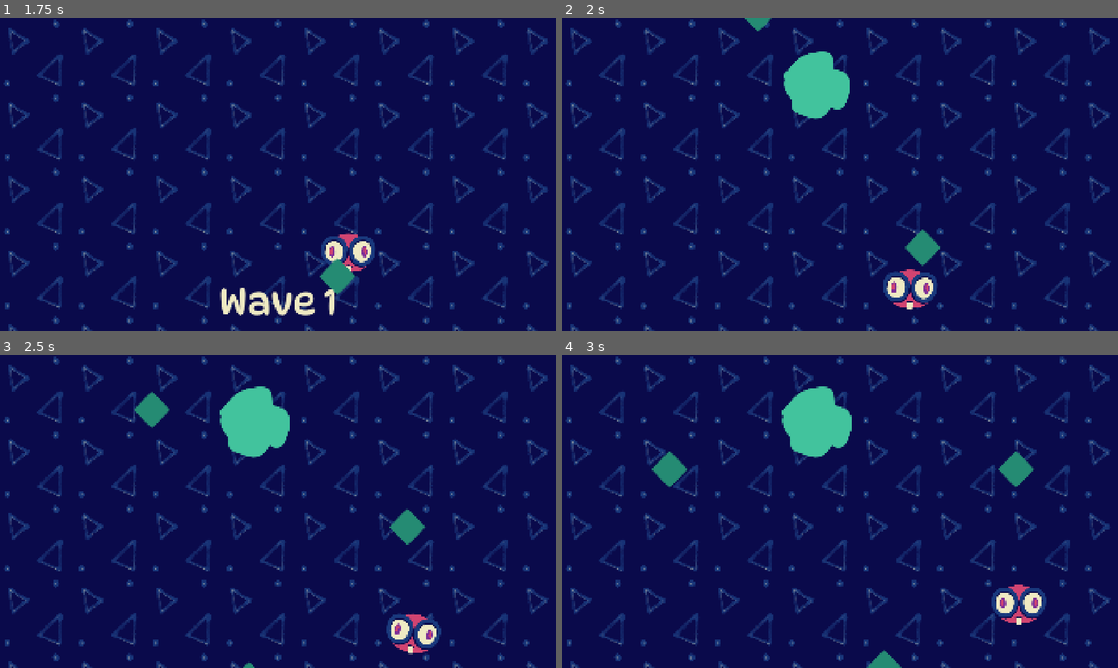
Above: before the commit, frames 1-4 (two rows, left to right).
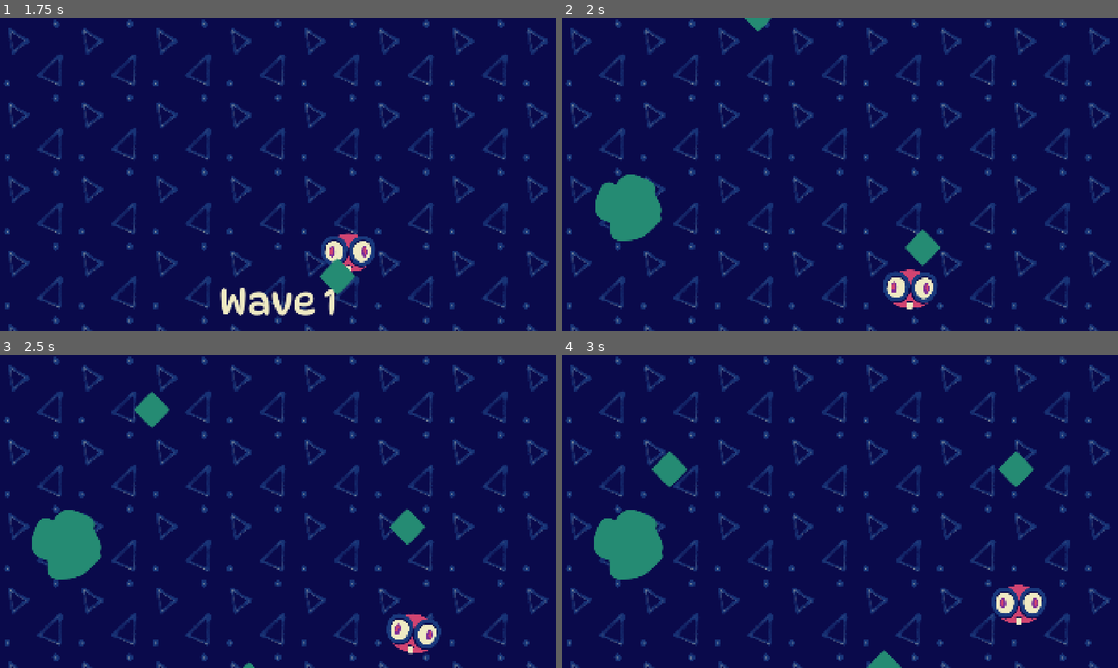
Above: after the commit, the same moments.

Repository: squarepear/ggj-26
Game: Godot game, scene res://world/world.tscn
Two runs of this game, one before a commit and one after it. Both use one fixed random seed, a clock stepped at 60 frames per second and the inputs below.
Inputs:
- Up to frame 1 (1.75 s): hold D (move_right) 0.53-1.28 s; hold S (move_down) from 1.28 s (still down)
- Up to frame 2 (2 s): keep holding S (move_down)
- Up to frame 3 (2.5 s): release S (move_down) at 2.03 s; hold D (move_right) from 2.03 s (still down)
- Up to frame 4 (3 s): release D (move_right) at 2.78 s; hold W (move_up) from 2.78 s (still down)

Frame 1 is identical in both runs. In frame 2, 3.8% of the frame differs, in the area x 6-52%, y 10-72%; in frame 3, 4.2%, in the area x 5-53%, y 10-72%; in frame 4, 4.2%.

Commit message:
Fix defect where audio stream player would crash due to being a child of splots

Diff:
--- a/project/player/vision_blocker/vision_blocker.gd
+++ b/project/player/vision_blocker/vision_blocker.gd
@@ -33,14 +33,17 @@
 	show()
 
 	for child in splots:
-		remove_child(child)
-		_hidden.add_child(child)
+		if child is not AudioStreamPlayer:
+			remove_child(child)
+			_hidden.add_child(child)
 
 
 func splat() -> void:
 	if _hidden.get_child_count() == 0:
 		fully_splotted.emit()
 		return
+	_sound_effect.play()
+
 
 	var index := randi() % _hidden.get_child_count()
 
@@ -48,7 +51,7 @@
 	_hidden.remove_child(splot)
 	_visible.add_child(splot)
 	splot.splat()
-	_sound_effect.play()
+
 
 func _spread() -> void:
 	if not Engine.is_editor_hint():
